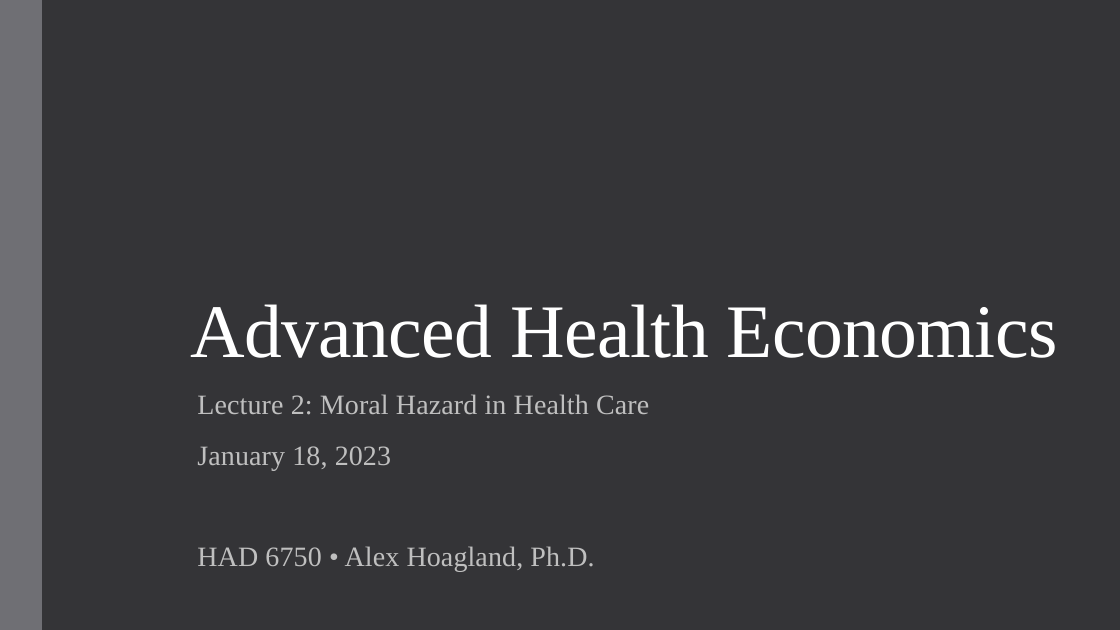
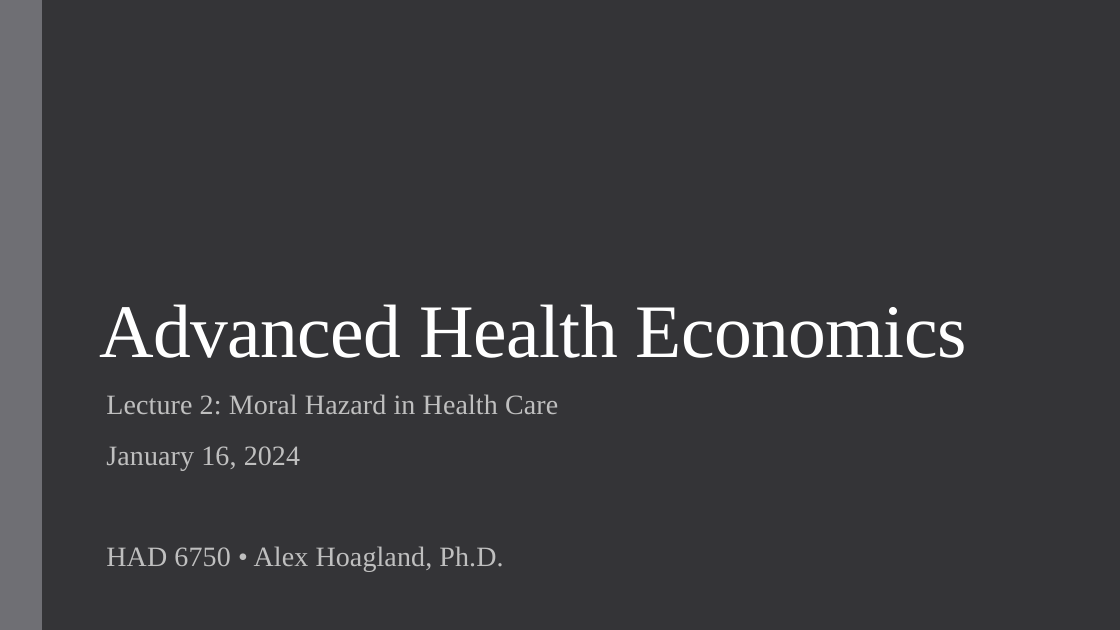
Before and after one commit to alex-hoagland/HAD6750H, a slide deck: slide 1 of Lecture02_MoralHazard/L2Slides_MoralHazard_2023W.pptx. Drawn at 1120x630 pixels with LibreOffice and Linux fonts; fonts in the diff are those of the drawing. Boxes give left, top, right and bottom in pixels: in the first picture for what was removed or moved away, otherwise in the second. Text is boxed around its words. In the diff, an @@ line names an element or a change of style, - is before the commit and + after.

```diff
--- a/Lecture02_MoralHazard/L2Slides_MoralHazard_2023W.pptx
+++ b/Lecture02_MoralHazard/L2Slides_MoralHazard_2023W.pptx
@@ title "Advanced Health Economics": place and size @@
-title "Advanced Health Economics" at <box>190,304,1058,358</box>
+title "Advanced Health Economics" at <box>99,304,967,358</box>
@@ subtitle "Lecture 2: Moral Hazard in ...": place and size @@
-subtitle "Lecture 2: Moral Hazard in ..." at <box>197,394,649,572</box>
+subtitle "Lecture 2: Moral Hazard in ..." at <box>106,394,558,572</box>
@@ subtitle at <box>106,446,300,470</box>: text changed @@
-January 18, 2023
+January 16, 2024
```
Also in this commit, not shown: 3 slides added, 2 other files.
